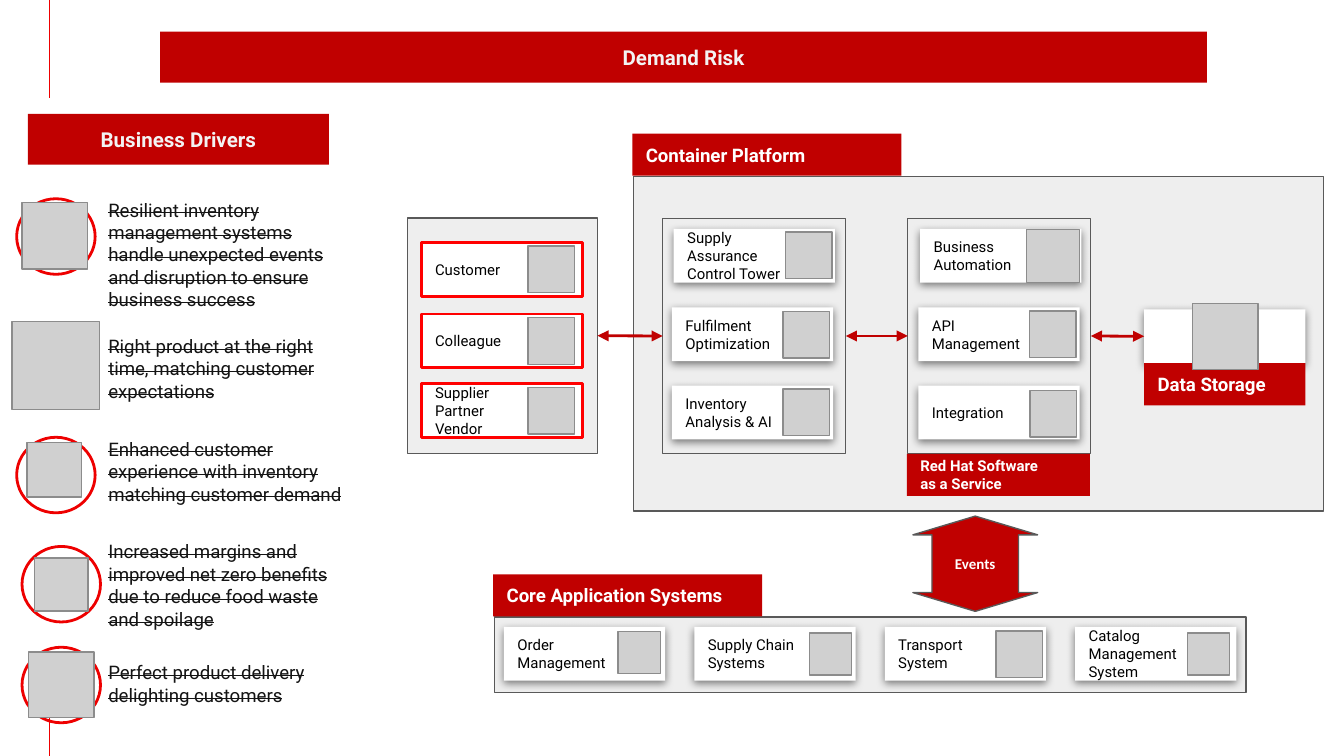
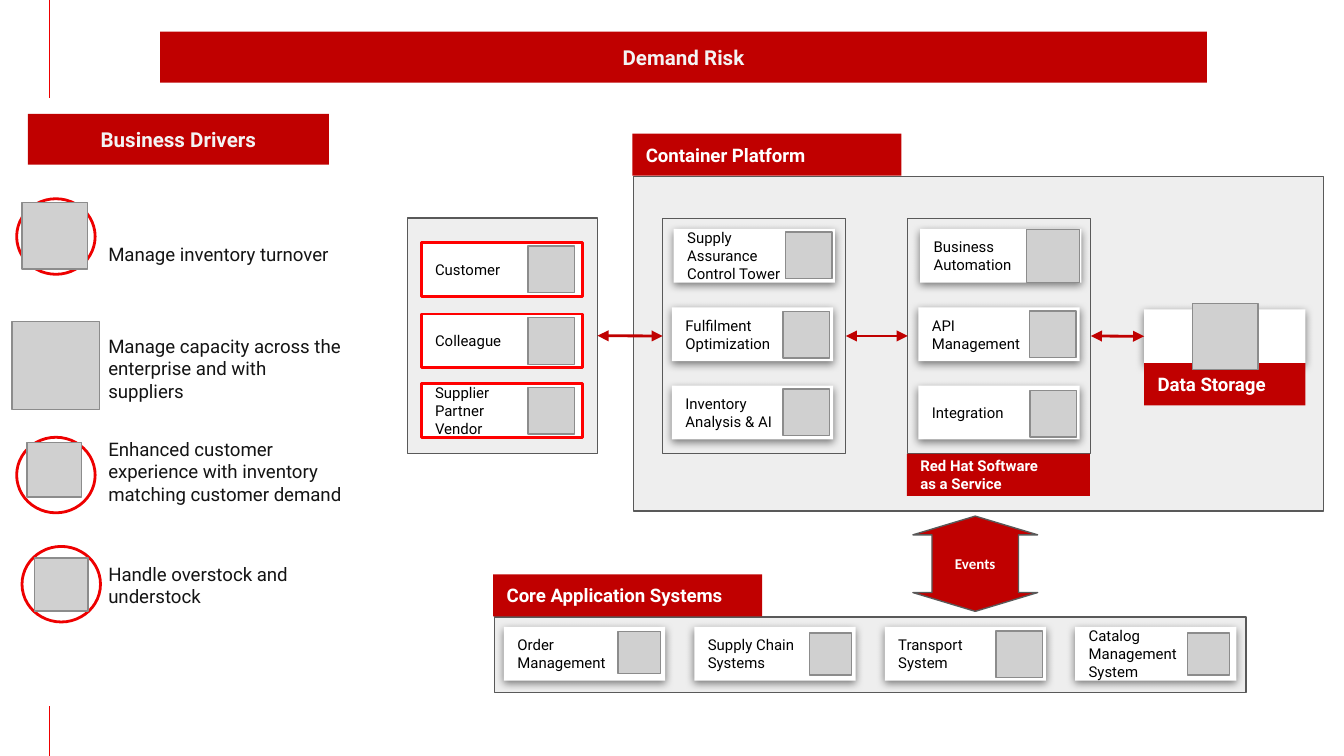
Before and after one commit to brucedkyle/architectures, a slide deck: slide 2 of docs/sustainability/downloads/SupplyChainOptimization.pptx. Drawn at 1344x756 pixels with LibreOffice and Linux fonts; fonts in the diff are those of the drawing; grey boxes stand for pictures; background and template pictures are left out. Boxes give left, top, right and bottom in pixels: in the first picture for what was removed or moved away, otherwise in the second. Text is boxed around its words. In the diff, an @@ line names an element or a change of style, - is before the commit and + after.

```diff
--- a/docs/sustainability/downloads/SupplyChainOptimization.pptx
+++ b/docs/sustainability/downloads/SupplyChainOptimization.pptx
@@ text at [108,247,328,265]: text changed @@
-Resilient inventory management systems handle unexpected events and disruption to ensure business success
+Manage inventory turnover
@@ text at [108,339,340,402]: text changed @@
-Right product at the right time, matching customer expectations
+Manage capacity across the enterprise and with suppliers
@@ text "Enhanced customer experience with inventory ..." at [108,442,342,505]: strikethrough off @@
@@ text at [108,567,288,603]: text changed @@
-Increased margins and improved net zero benefits due to reduce food waste and spoilage
+Handle overstock and understock
@@ ellipse removed at [22,648,99,723] @@
@@ picture removed at [28,652,94,718] @@
@@ text removed at [108,665,304,706] @@
-Perfect product delivery delighting customers
```
Also in this commit, not shown: 16 other slides changed, 1 other file.
